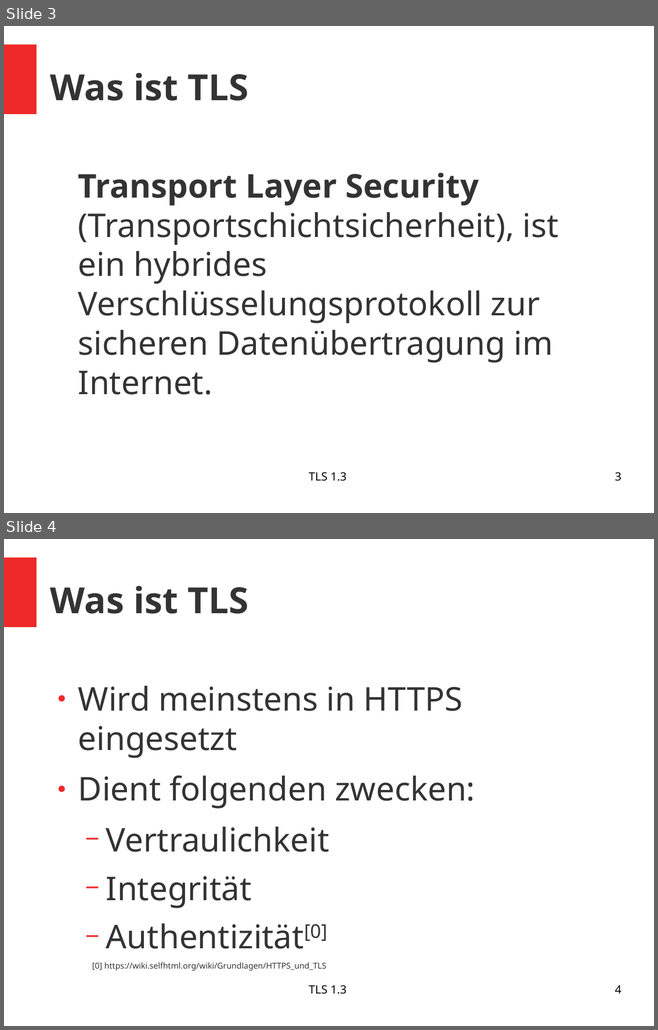
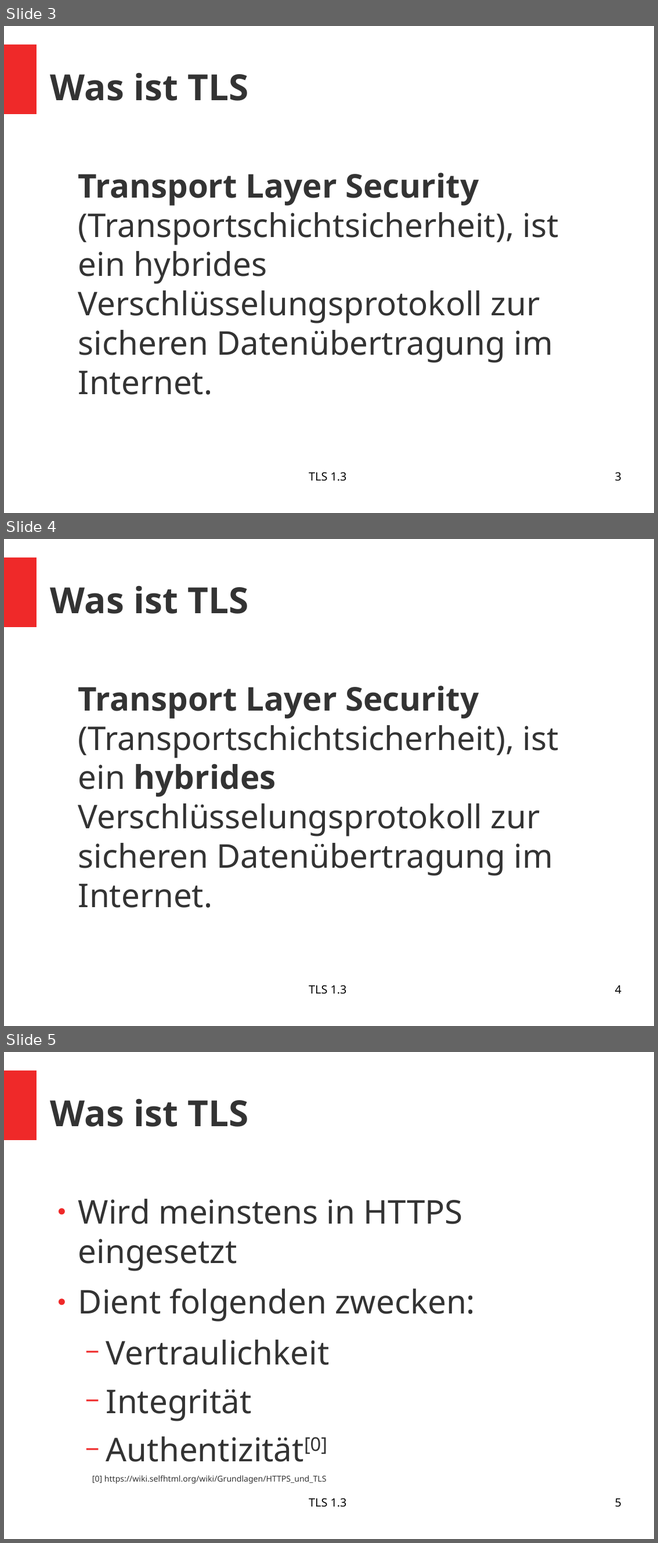
Before and after one commit to pchr8/rn-project, a slide deck: rnp/beleg/presentation.odp. Shown one above the other, each under a label of ours: slides 3 and 4 before the commit, slides 3, 4 and 5 after it. The pictures are 658x1030 and 658x1543 pixels, drawn with LibreOffice and Linux fonts; fonts in the diff are those of the drawing. Boxes give left, top, right and bottom in pixels: in the first picture for what was removed or moved away, otherwise in the second. Text is boxed around its words. In the diff, an @@ line names an element or a change of style, - is before the commit and + after.

```diff
--- a/rnp/beleg/presentation.odp
+++ b/rnp/beleg/presentation.odp
@@ slide 4 added at [4, 539, 654, 1026], background #FFFFFF; not listed: 1 template element that a slide beside it also shows @@
@@ title added at [50, 586, 248, 614], 44 pt, text #333333, bold @@
+Was ist TLS
@@ text added at [78, 686, 558, 908], 40 pt, text #333333 @@
+Transport Layer Security (Transportschichtsicherheit), ist ein hybrides Verschlüsselungsprotokoll zur sicheren Datenübertragung im Internet.
@@ text added at [308, 985, 347, 994], 14 pt, text #000000 @@
+TLS 1.3
@@ page number added at [615, 985, 621, 994], 14 pt, text #000000 @@
+4
@@ what was slide 4 is now slide 5 @@
@@ page number at [615, 1499, 621, 1507]: text changed @@
-4
+5
```
Also in this commit, not shown: 3 slides changed, 8 other slides added, 3 other files.
